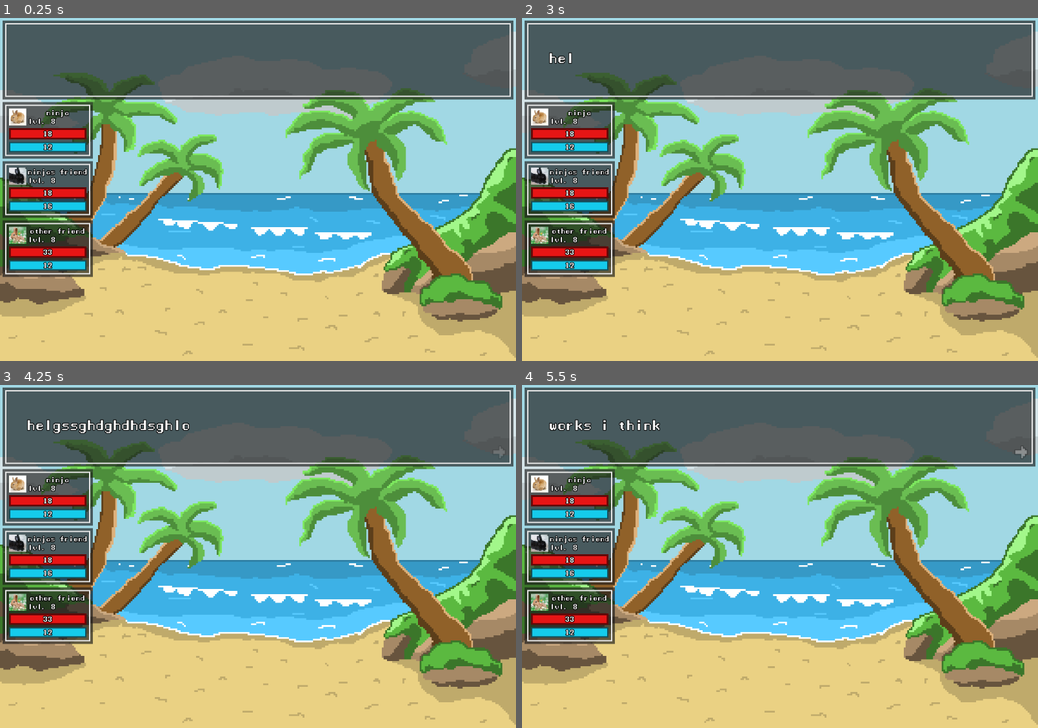
Above: before the commit, frames 1-4 (two rows, left to right).
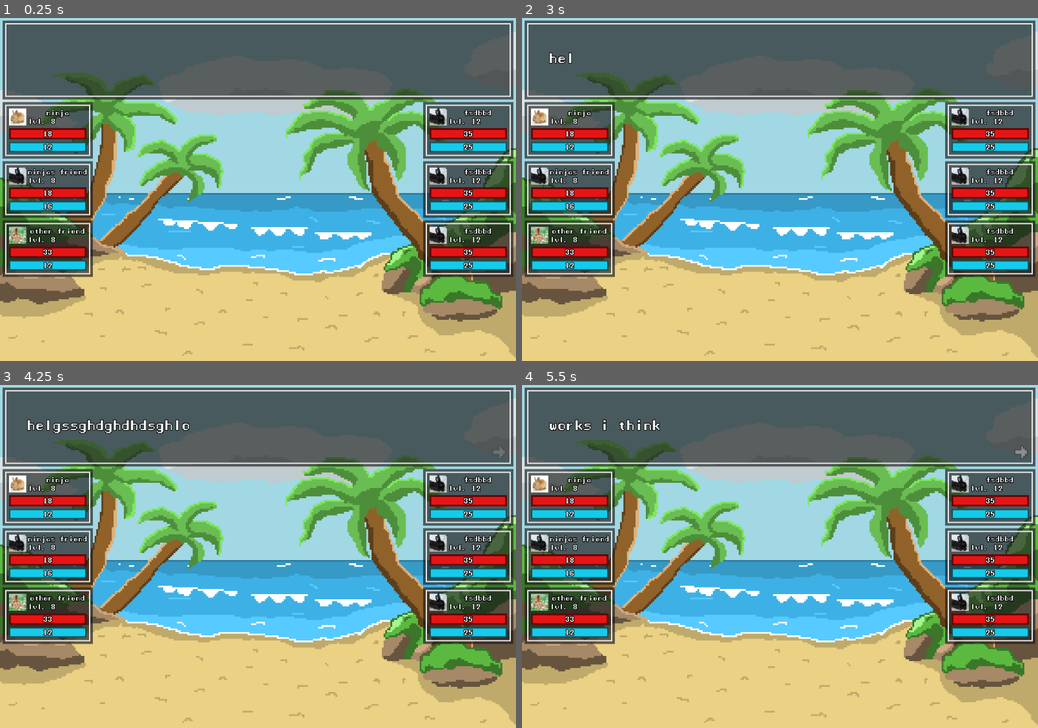
Above: after the commit, the same moments.

Repository: qwerty4u6/group-game
Game: Godot game, scene res://scenes/main.tscn
The game is run twice, just before and just after one commit, with the same random seed, the same clock (stepped at 60 frames per second) and the same inputs.
Inputs (mouse positions are in pixels of both pictures, inside the frame that each line leads up to):
- Up to frame 1 (0.25 s): no input
- Up to frame 2 (3 s): tap Enter (ui_accept) at 0.5, 0.77, 1.25, 1.52, 2, 2.75 s; move the mouse to (893, 172) at 0.52 s; hold D (move_right) 0.53-1.28 s; click (893, 172) at 0.67 s; move the mouse to (676, 206) at 1.27 s; hold S (move_down) 1.28-2.03 s; move the mouse to (831, 114) at 2.02 s; hold D (move_right) 2.03-2.78 s; move the mouse to (754, 258) at 2.77 s; hold W (move_up) from 2.78 s (still down); click (754, 258) at 2.92 s
- Up to frame 3 (4.25 s): tap Enter (ui_accept) at 3.02, 3.77 s; move the mouse to (412, 607) at 3.52 s; release W (move_up) at 3.53 s; hold A (move_left) from 3.53 s (still down)
- Up to frame 4 (5.5 s): move the mouse to (625, 505) at 4.27 s; tap Enter (ui_accept) at 4.52 s; move the mouse to (805, 556) at 5.02 s; release A (move_left) at 5.03 s; hold S (move_down) from 5.03 s (still down); click (805, 556) at 5.17 s

The runs differ from the first frame. In frame 1, 8.7% of the frame differs, in the area x 82-100%, y 24-76%; in frame 2, 8.7%; in frame 3, 8.7%; in frame 4, 8.7%.

Commit message:
started working on enemy stuff

Diff:
--- a/resources/base_enemy.gd
+++ b/resources/base_enemy.gd
@@ -5,3 +5,5 @@
 @export var level: int = 10
 @export var max_hp: int = 25
 @export var hp: int = 25
+@export var max_mana: int = 25
+@export var mana: int = 25
--- /dev/null
+++ b/resources/enemy characters/placeholder enemy.tres
@@ -0,0 +1,12 @@
+[gd_resource type="Resource" load_steps=3 format=3 uid="uid://cfsux1omat0yn"]
+
+[ext_resource type="Script" path="res://resources/base_enemy.gd" id="1_aeo0a"]
+[ext_resource type="Texture2D" uid="uid://bdy44wh6xar84" path="res://assets/sprites/placeholder 2.png" id="2_01fgq"]
+
+[resource]
+script = ExtResource("1_aeo0a")
+name = "fsdbbd"
+texture = ExtResource("2_01fgq")
+level = 12
+max_hp = 30
+hp = 35
--- a/scenes/action_box.gd
+++ b/scenes/action_box.gd
@@ -2,6 +2,7 @@
 
 var text_box
 var action_box
+var empty_box
 var text_box_label
 
 signal text_done_displaying
@@ -9,12 +10,9 @@
 
 func _ready():
 	text_box = get_node("MarginContainer/TextBox")
+	action_box = get_node("MarginContainer/ActionBox")
+	empty_box = get_node("MarginContainer/EmptyBox")
 	text_box_label = text_box.get_node("MarginContainer/Label")
-
-	action_box = get_node("MarginContainer/ActionBox")
-
-	text_box.hide()
-	action_box.show()
 
 func _input(event):
 	if Input.is_action_just_pressed("ui_accept") or Input.is_mouse_button_pressed(MOUSE_BUTTON_LEFT):
@@ -23,9 +21,23 @@
 			action_box.show()
 			emit_signal("textbox_closed")
 
-func show_text(text):
+func to_textbox():
 	text_box.show()
 	action_box.hide()
+	empty_box.hide()
+
+func to_action_box():
+	text_box.hide()
+	action_box.show()
+	empty_box.hide()
+
+func to_empty_box():
+	text_box.hide()
+	action_box.hite()
+	empty_box.show()
+
+func show_text(text):
+	to_textbox()
 	text_box.get_node("NextLabel").hide()
 
 	text_box_label.visible_characters = 0
--- a/scenes/action_box.tscn
+++ b/scenes/action_box.tscn
@@ -123,4 +123,8 @@
 layout_mode = 2
 theme_override_styles/panel = SubResource("StyleBoxFlat_7vbk5")
 
+[node name="EmptyBox" type="Panel" parent="MarginContainer"]
+layout_mode = 2
+theme_override_styles/panel = SubResource("StyleBoxFlat_7vbk5")
+
 [connection signal="timeout" from="MarginContainer/TextBox/MarginContainer/Label/Timer" to="." method="_on_timer_timeout"]
--- a/scenes/battle.gd
+++ b/scenes/battle.gd
@@ -13,8 +13,8 @@
 		load("res://resources/player characters/ninja2.tres"),
 		load("res://resources/player characters/ninja3.tres")
 	]
+	var offset = (806 - team_resources.size() * 138) / 2
 	var i = 0
-	var offset = (806 - team_resources.size() * 138) / 2
 	for member in team_resources.size():
 		var disp = char_stat_display_scene.instantiate()
 		members.push_back(disp)
@@ -24,6 +24,23 @@
 		disp.position = Vector2(6, offset + i * 138)
 		i += 1
 
+	team_resources = [
+		load("res://resources/enemy characters/placeholder enemy.tres"),
+		load("res://resources/enemy characters/placeholder enemy.tres"),
+		load("res://resources/enemy characters/placeholder enemy.tres")
+	]
+	i = 0
+	for member in team_resources.size():
+		var disp = char_stat_display_scene.instantiate()
+		members.push_back(disp)
+		add_child(disp)
+		disp.init(team_resources[i])
+
+		disp.position = Vector2(984, offset + i * 138)
+		i += 1
+
+	$ActionBox.to_action_box()
+
 func _input(event):
 	if event.is_action_pressed("move_up"):
 		$ActionBox.show_text("helgssghdghdhdsghlo")
Not shown: 1 places in scenes/main.tscn that only renumber resources
